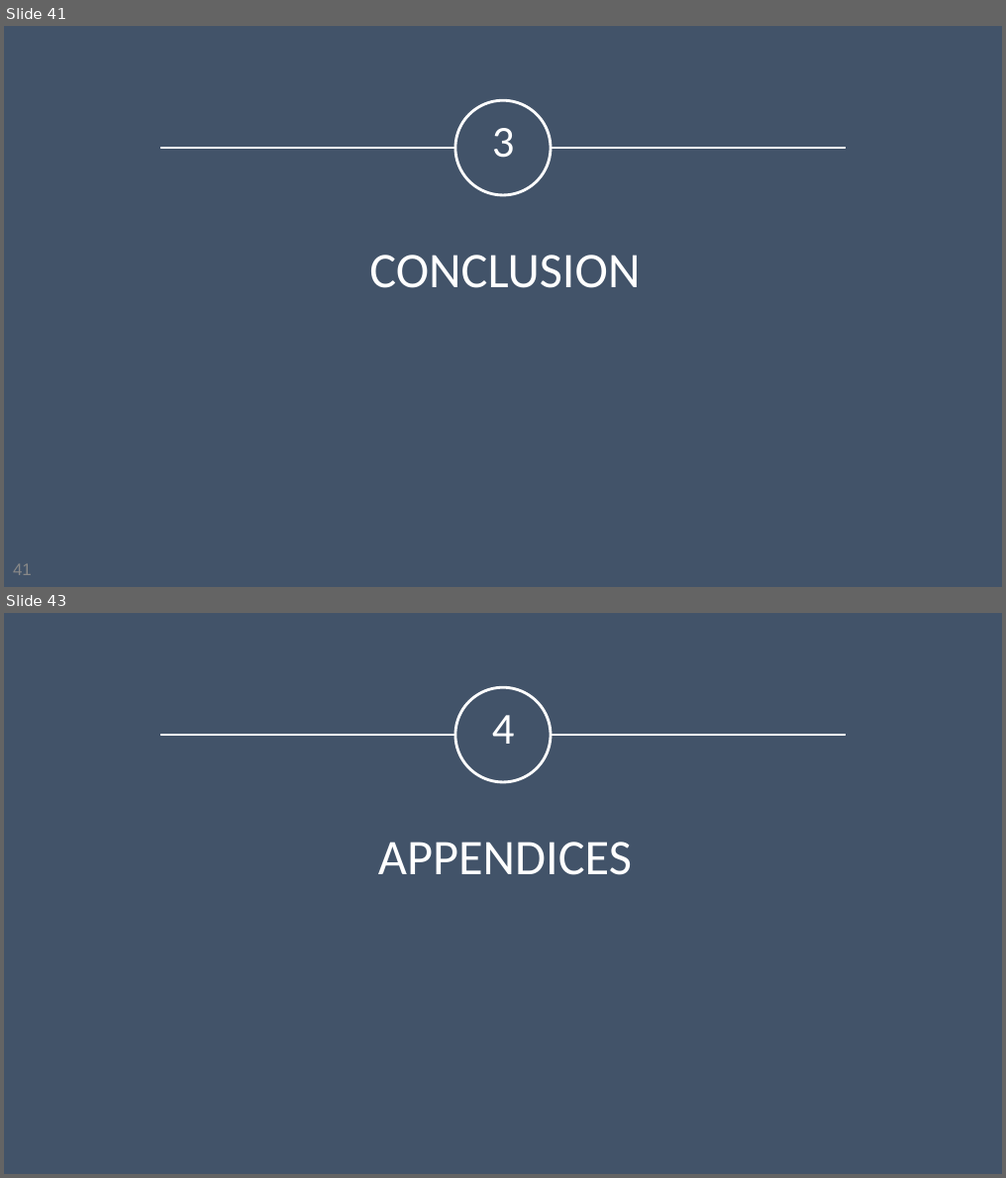
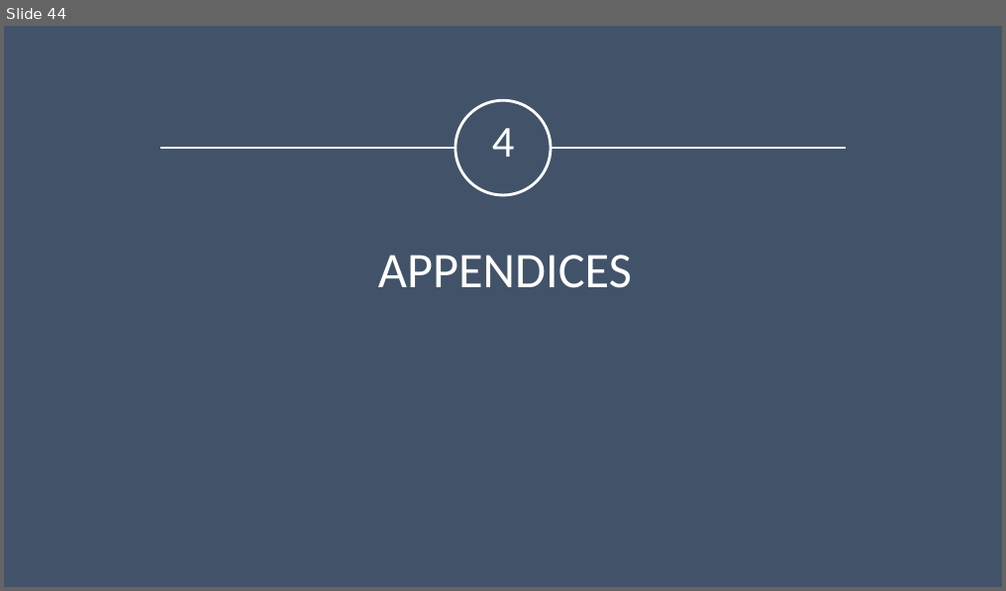
Before and after one commit to opus-meum/power-automate, a slide deck: Capability Assessment Report.pptx. Shown one above the other, each under a label of ours: slides 41 and 43 before the commit, slide 44 after it; the slides between them are not shown. The pictures are 1006x1178 and 1006x591 pixels, drawn with LibreOffice and Linux fonts; fonts in the diff are those of the drawing. Boxes give left, top, right and bottom in pixels: in the first picture for what was removed or moved away, otherwise in the second. Text is boxed around its words. In the diff, an @@ line names an element or a change of style, - is before the commit and + after.

```diff
--- a/Capability Assessment Report.pptx
+++ b/Capability Assessment Report.pptx
@@ slide 41 removed at [4, 26, 1002, 587], background #425369; not listed: 2 template elements that a slide beside it also shows @@
@@ text removed at [492, 128, 515, 158] @@
-3
@@ title removed at [369, 255, 640, 288] @@
-CONCLUSION
@@ page number removed at [13, 564, 32, 575] @@
-41
@@ what was slide 43 is now slide 44 @@
```
Also in this commit, not shown: 27 slides changed, 2 slides added, 20 other files.
